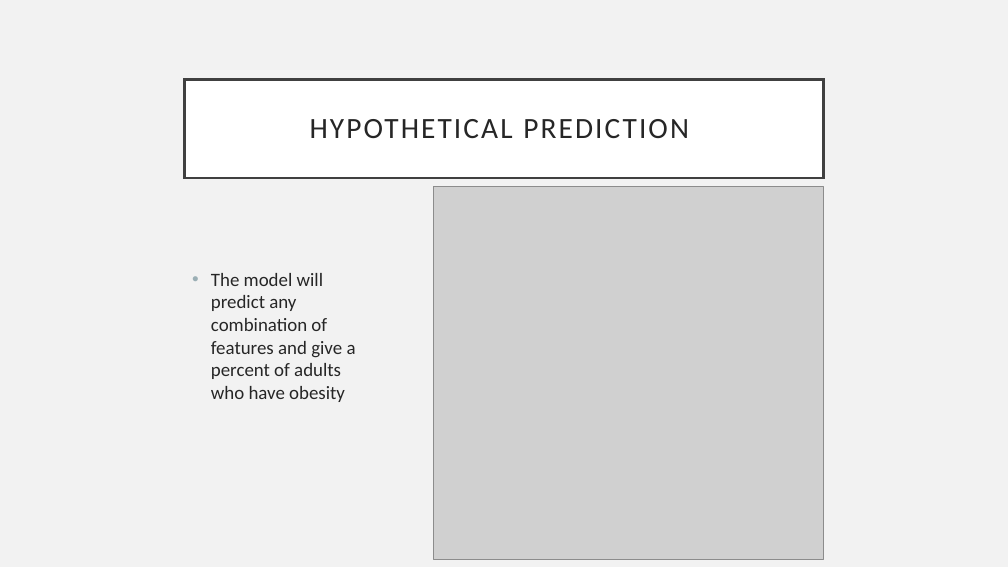
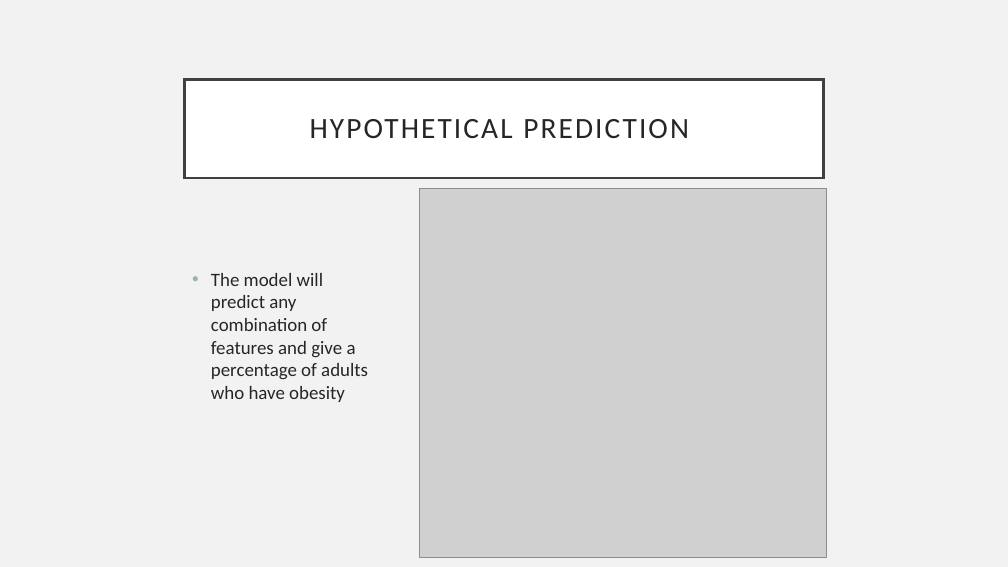
Before and after one commit to saganaga/Obesity-Prediction-Model, a slide deck: slide 12 of ObesityRiskFactors.pptx. Drawn at 1008x567 pixels with LibreOffice and Linux fonts; fonts in the diff are those of the drawing; grey boxes stand for pictures. Boxes give left, top, right and bottom in pixels: in the first picture for what was removed or moved away, otherwise in the second. Text is boxed around its words. In the diff, an @@ line names an element or a change of style, - is before the commit and + after.

```diff
--- a/ObesityRiskFactors.pptx
+++ b/ObesityRiskFactors.pptx
@@ picture: place and size @@
-picture at [434,187,824,559]
+picture at [420,189,827,557]
@@ text at [211,273,368,402]: text changed @@
-• The model will predict any combination of features and give a percent of adults who have obesity
+• The model will predict any combination of features and give a percentage of adults who have obesity
```
Also in this commit, not shown: 1 other slide changed.
